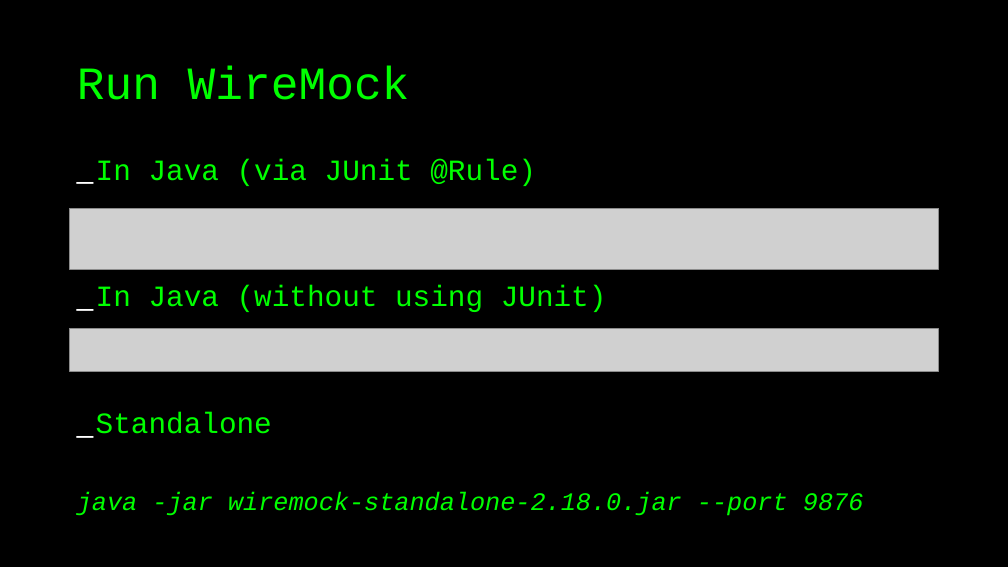
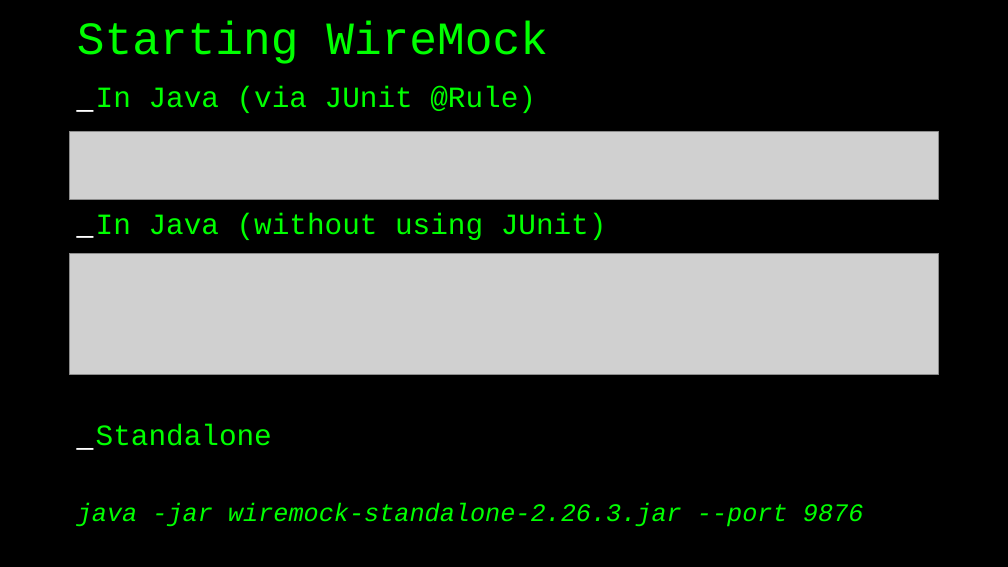
Before and after one commit to basdijkstra/wiremock-workshop, a slide deck: slide 18 of wiremock_workshop.odp (slide 14 before the commit). Drawn at 1008x567 pixels with LibreOffice and Linux fonts; fonts in the diff are those of the drawing; grey boxes stand for pictures. Boxes give left, top, right and bottom in pixels: in the first picture for what was removed or moved away, otherwise in the second. Text is boxed around its words. In the diff, an @@ line names an element or a change of style, - is before the commit and + after.

```diff
--- a/wiremock_workshop.odp
+++ b/wiremock_workshop.odp
@@ title at (x1=77, y1=21, x2=548, y2=64): text changed @@
-Run WireMock
+Starting WireMock
@@ text "In Java (via JUnit @Rule)" moved from (x1=77, y1=159, x2=864, y2=516) to (x1=77, y1=86, x2=864, y2=527) @@
@@ picture resized from (x1=70, y1=208, x2=939, y2=269) to (x1=70, y1=132, x2=939, y2=200) @@
@@ picture resized from (x1=70, y1=329, x2=939, y2=371) to (x1=70, y1=253, x2=939, y2=374) @@
@@ text at (x1=77, y1=503, x2=864, y2=527): text changed @@
-java -jar wiremock-standalone-2.18.0.jar --port 9876
+java -jar wiremock-standalone-2.26.3.jar --port 9876
```
Also in this commit, not shown: 16 other slides changed, 17 slides added, 21 slides removed, 6 other files.
